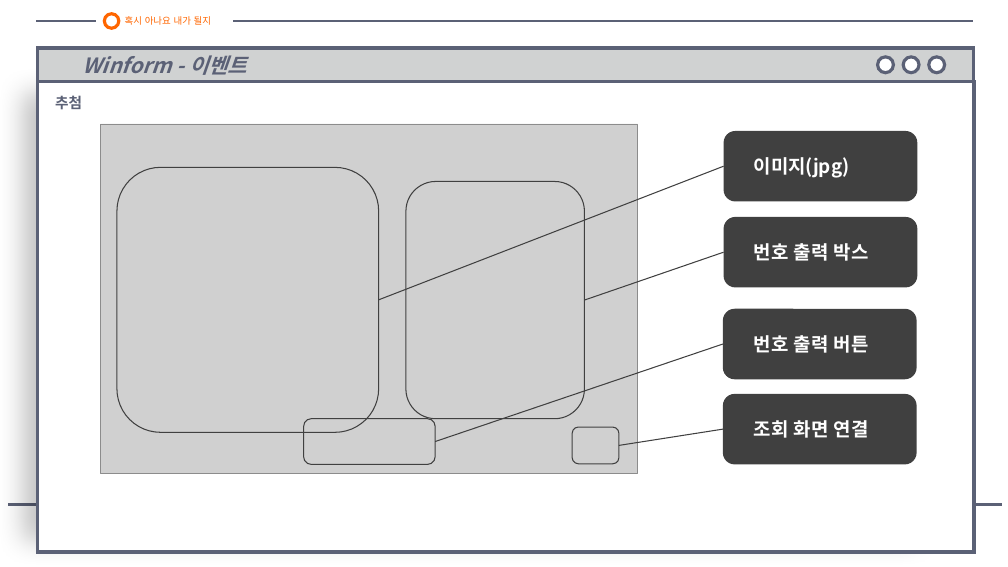
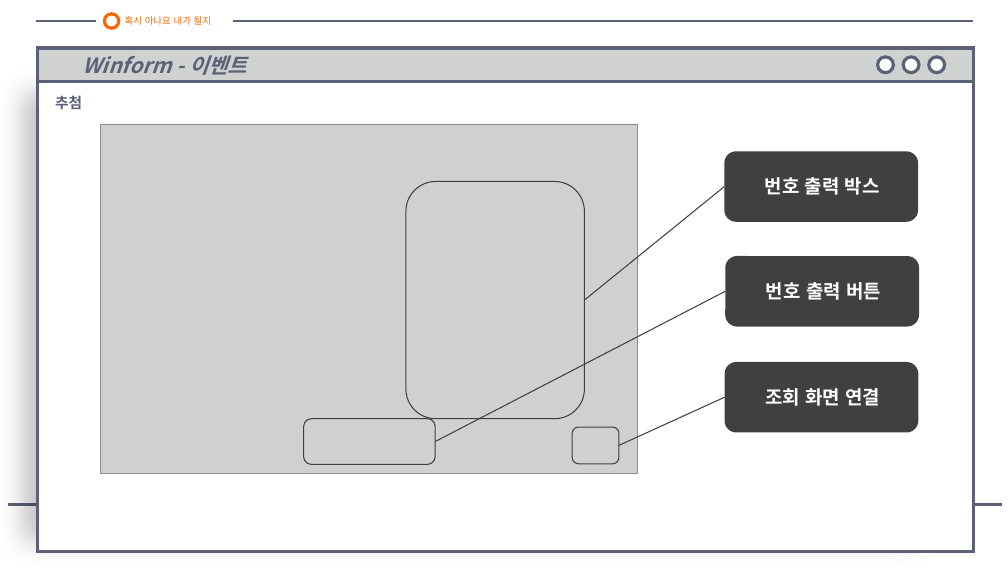
Before and after one commit to galaxy-light/201126-210604, a slide deck: slide 7 of 포트폴리오/로또 번호 추첨기/로또 번호 추첨기 - 양화영.pptx. Drawn at 1008x567 pixels with LibreOffice and Linux fonts; fonts in the diff are those of the drawing; grey boxes stand for pictures. Boxes give left, top, right and bottom in pixels: in the first picture for what was removed or moved away, otherwise in the second. Text is boxed around its words. In the diff, an @@ line names an element or a change of style, - is before the commit and + after.

```diff
--- a/포트폴리오/로또 번호 추첨기/로또 번호 추첨기 - 양화영.pptx
+++ b/포트폴리오/로또 번호 추첨기/로또 번호 추첨기 - 양화영.pptx
@@ rounded rectangle removed at box(724, 131, 917, 201) @@
@@ rounded rectangle removed at box(117, 167, 379, 432) @@
@@ line removed from (379, 300) to (724, 166) @@
@@ rounded rectangle: place and size @@
-rounded rectangle at box(724, 217, 917, 287)
+rounded rectangle at box(724, 151, 918, 222)
@@ alignment left to centre in 3 elements at box(765, 388, 880, 406), box(766, 282, 881, 300), box(765, 177, 880, 195) @@
@@ text "번호 출력 박스": place and size @@
-text "번호 출력 박스" at box(754, 243, 869, 261)
+text "번호 출력 박스" at box(765, 177, 880, 195)
@@ text removed at box(754, 157, 850, 178) @@
-이미지(jpg)
@@ line moved from (585, 300) - (724, 253) to (585, 300) - (724, 187) @@
@@ rounded rectangle: place and size @@
-rounded rectangle at box(723, 309, 917, 379)
+rounded rectangle at box(725, 256, 919, 327)
@@ line moved from (436, 442) - (723, 344) to (436, 442) - (725, 291) @@
@@ text "번호 출력 버튼": place and size @@
-text "번호 출력 버튼" at box(754, 335, 869, 353)
+text "번호 출력 버튼" at box(766, 282, 881, 300)
@@ rounded rectangle: place and size @@
-rounded rectangle at box(723, 394, 917, 464)
+rounded rectangle at box(724, 362, 918, 433)
@@ text "조회 화면 연결": place and size @@
-text "조회 화면 연결" at box(754, 420, 869, 438)
+text "조회 화면 연결" at box(765, 388, 880, 406)
@@ line moved from (619, 445) - (723, 430) to (619, 445) - (724, 397) @@
```
Also in this commit, not shown: 5 other slides changed, 3 other files.
